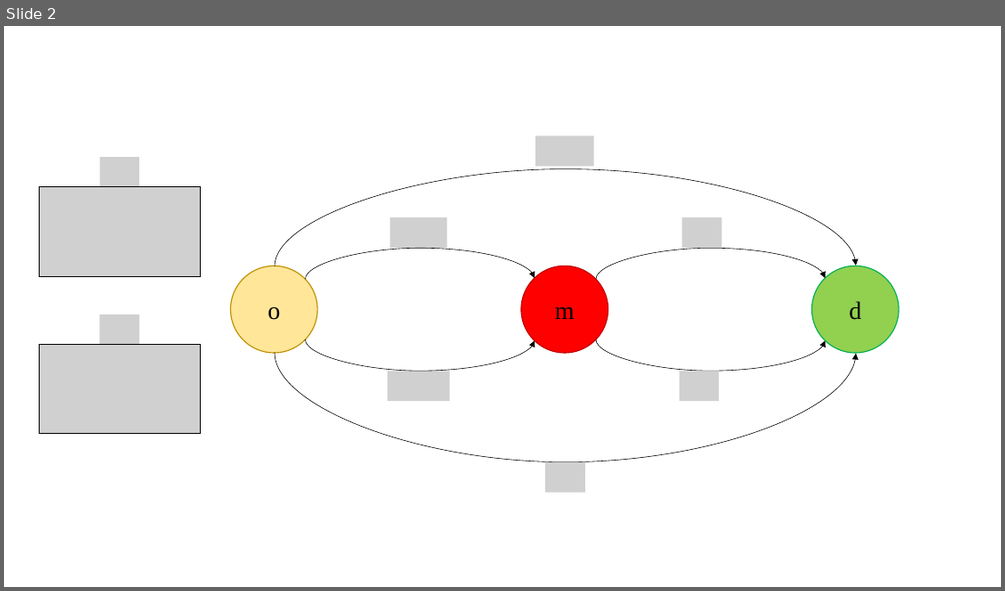
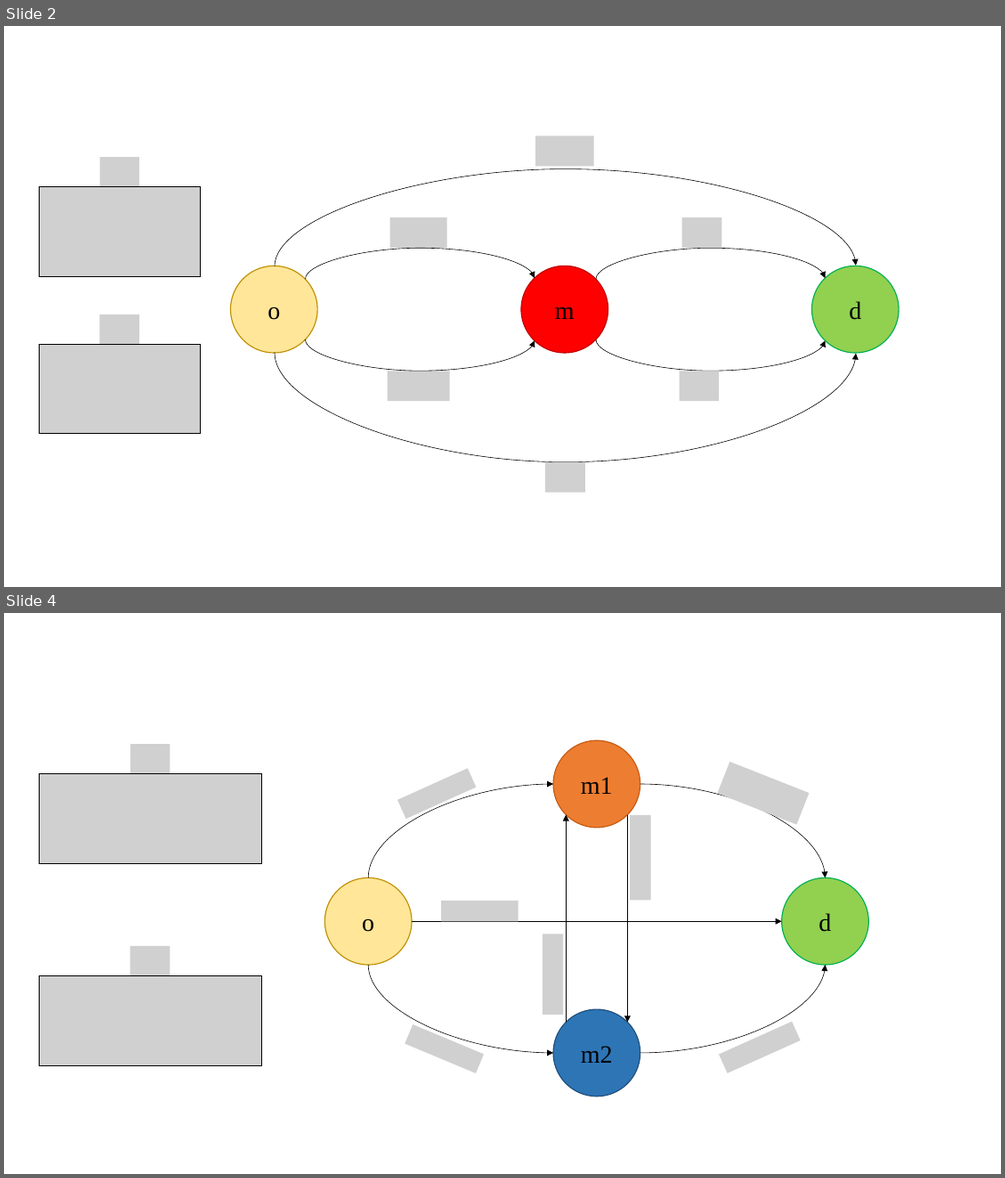
Before and after one commit to YizeWang/Digital-Currency-Exchange-Routing, a slide deck: doc/Figures.pptx. Shown one above the other, each under a label of ours: slide 2 before the commit, slides 2 and 4 after it; the slides between them are not shown. The pictures are 1005x591 and 1005x1178 pixels, drawn with LibreOffice and Linux fonts; fonts in the diff are those of the drawing; grey boxes stand for pictures. Boxes give left, top, right and bottom in pixels: in the first picture for what was removed or moved away, otherwise in the second. Text is boxed around its words. In the diff, an @@ line names an element or a change of style, - is before the commit and + after.

```diff
--- a/doc/Figures.pptx
+++ b/doc/Figures.pptx
@@ slide 4 added at box(4, 613, 1001, 1174), background #FFFFFF @@
@@ picture added at box(130, 744, 170, 774) @@
@@ ellipse added at box(554, 741, 640, 827), fill #ED7D31, outline #C55A11 1 pt, 24 pt, text #000000 @@
+m1
@@ picture added at box(397, 768, 476, 819) @@
@@ picture added at box(717, 762, 809, 824) @@
@@ picture added at box(39, 774, 261, 863) @@
@@ curved arrow added from (368, 877) to (554, 784), #000000 0.5 pt @@
@@ curved arrow added from (640, 784) to (825, 877), #000000 0.5 pt @@
@@ arrow added from (566, 1022) to (566, 815), #000000 0.5 pt @@
@@ arrow added from (628, 815) to (628, 1022), #000000 0.5 pt @@
@@ picture added at box(630, 815, 651, 900) @@
@@ ellipse added at box(324, 877, 412, 965), fill #FFE699, outline #BF9000 1 pt, 24 pt, text #000000 @@
+o
@@ ellipse added at box(782, 877, 868, 965), fill #92D050, outline #00B050 1 pt, 24 pt, text #000000 @@
+d
@@ picture added at box(442, 900, 518, 922) @@
@@ arrow added from (412, 921) to (782, 921), #000000 0.5 pt @@
@@ picture added at box(130, 946, 170, 976) @@
@@ picture added at box(542, 933, 563, 1014) @@
@@ picture added at box(39, 976, 261, 1065) @@
@@ curved arrow added from (368, 965) to (554, 1053), #000000 0.5 pt @@
@@ curved arrow added from (640, 1053) to (825, 965), #000000 0.5 pt @@
@@ ellipse added at box(554, 1009, 640, 1096), fill #2E75B6, outline #1F4E79 1 pt, 24 pt, text #000000 @@
+m2
@@ picture added at box(404, 1024, 484, 1073) @@
@@ picture added at box(719, 1022, 801, 1073) @@
```
Also in this commit, not shown: 2 other slides added, 7 other files.
